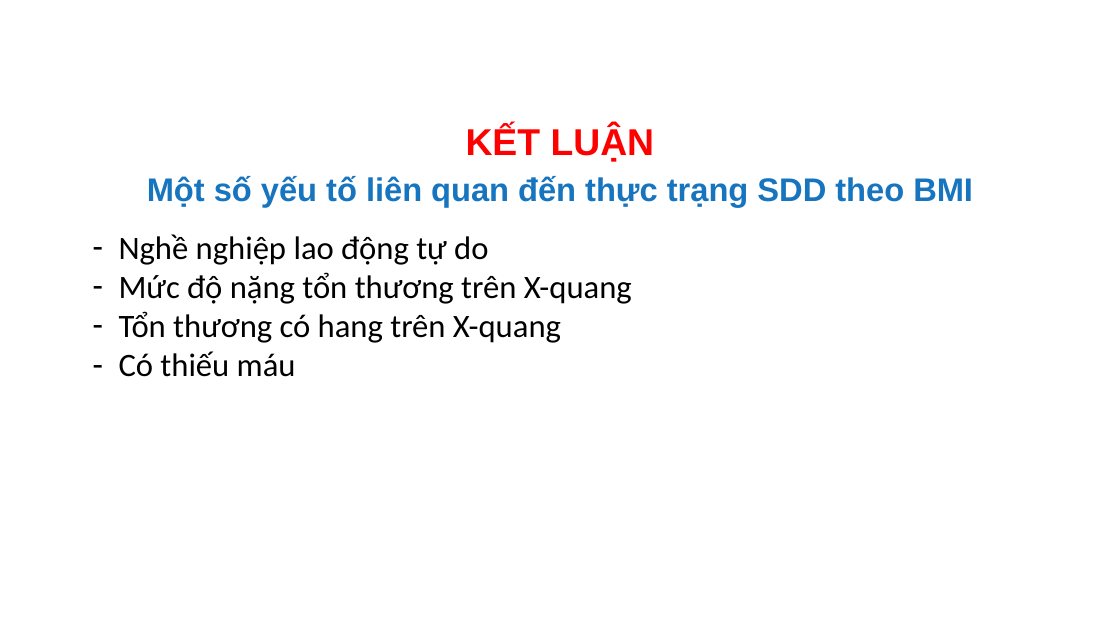
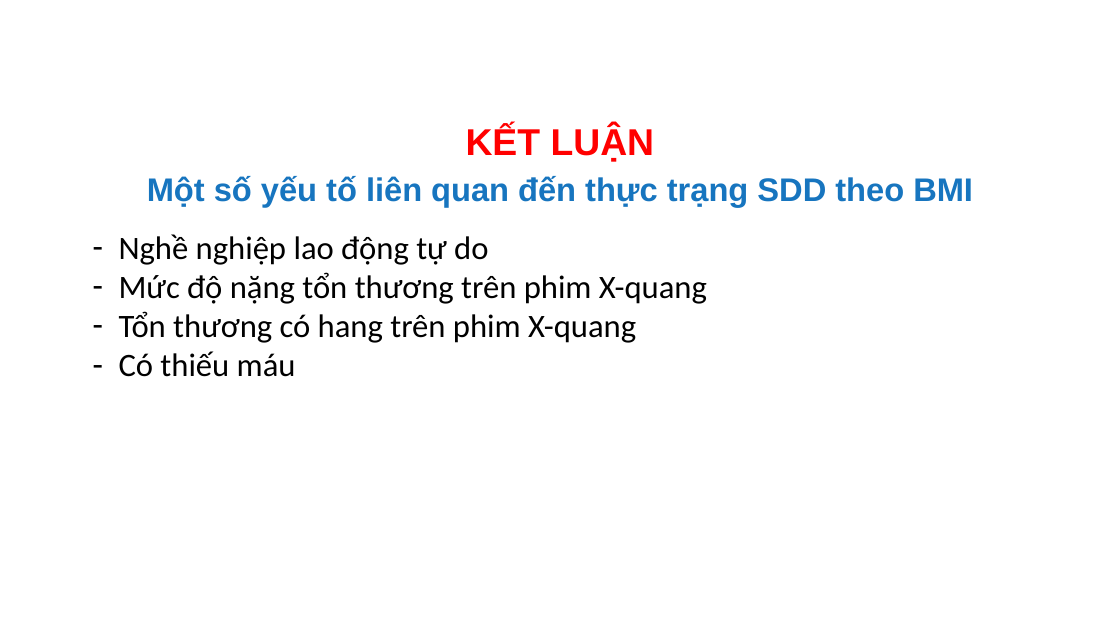
Before and after one commit to MedPocket/HPMUGraduation-thesis, a slide deck: slide 35 of Thuc-trang-va-mot-so-yeu-to-lien-quan-dinh-duong-BN-lao-phoi_Nhat-Nguyen.pptx. Drawn at 1120x630 pixels with LibreOffice and Linux fonts; fonts in the diff are those of the drawing; background and template pictures are left out. Boxes give left, top, right and bottom in pixels: in the first picture for what was removed or moved away, otherwise in the second. Text is boxed around its words. In the diff, an @@ line names an element or a change of style, - is before the commit and + after.

```diff
--- a/Thuc-trang-va-mot-so-yeu-to-lien-quan-dinh-duong-BN-lao-phoi_Nhat-Nguyen.pptx
+++ b/Thuc-trang-va-mot-so-yeu-to-lien-quan-dinh-duong-BN-lao-phoi_Nhat-Nguyen.pptx
@@ text at (119,272,707,343): text changed @@
-– Mức độ nặng tổn thương trên X-quang
-– Tổn thương có hang trên X-quang
+– Mức độ nặng tổn thương trên phim X-quang
+– Tổn thương có hang trên phim X-quang
```
Also in this commit, not shown: 14 other slides changed, 1 slide added, 1 slide removed.
